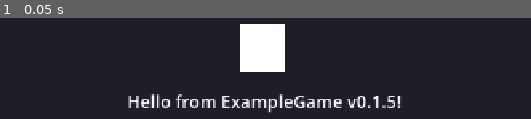
Above: before the commit, frame 1.
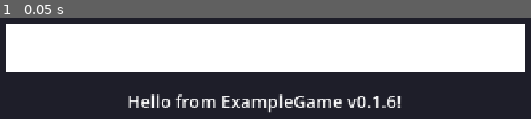
Above: after the commit, the same moment.

Repository: ilKogan/Example
Game: Godot game, scene res://main.tscn
Two runs of this game, one before a commit and one after it. Both use one fixed random seed, a clock stepped at 60 frames per second and the inputs below.
Inputs:
- Up to frame 1 (0.05 s): no input

The runs differ from the first frame. In frame 1, 43% of the frame differs, in the area x 1-99%, y 5-90%.

Commit message:
Release 0.1.6

Diff:
--- a/main.tscn
+++ b/main.tscn
@@ -40,7 +40,9 @@
 
 [node name="ColorRect" type="ColorRect" parent="." unique_id=241573307]
 layout_mode = 0
-offset_left = 602.0
+offset_left = 227.0
 offset_top = 234.0
-offset_right = 673.0
+offset_right = 1057.0
 offset_bottom = 312.0
+
+[node name="AnimationTree" type="AnimationTree" parent="ColorRect" unique_id=906911551]
--- a/project.godot
+++ b/project.godot
@@ -12,7 +12,7 @@
 
 config/name="ExampleGame"
 config/description="GodotDeploy template — rename in Project Settings"
-config/version="0.1.5"
+config/version="0.1.6"
 run/main_scene="res://main.tscn"
 config/features=PackedStringArray("4.6", "Forward Plus")
 config/icon="res://icon.svg"
